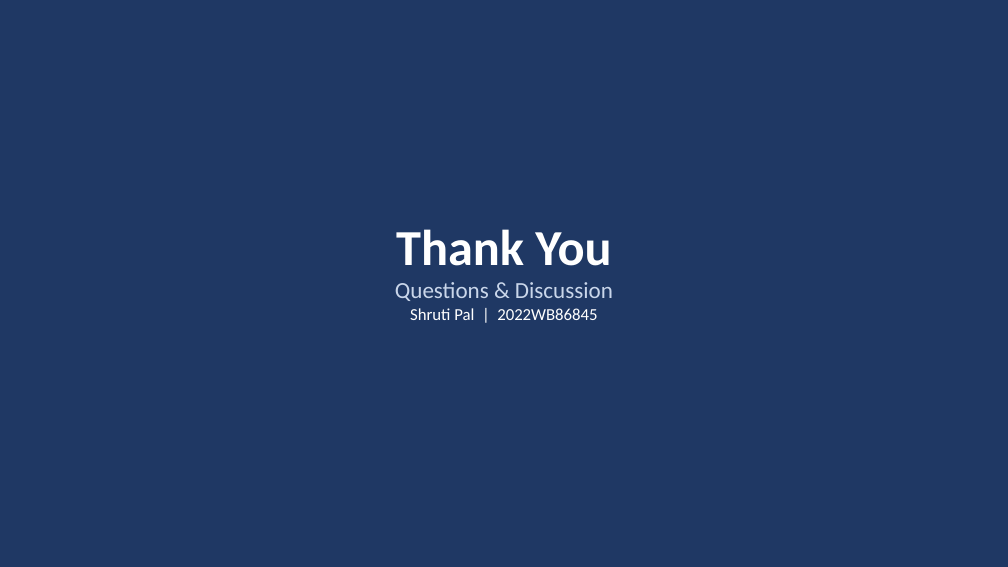
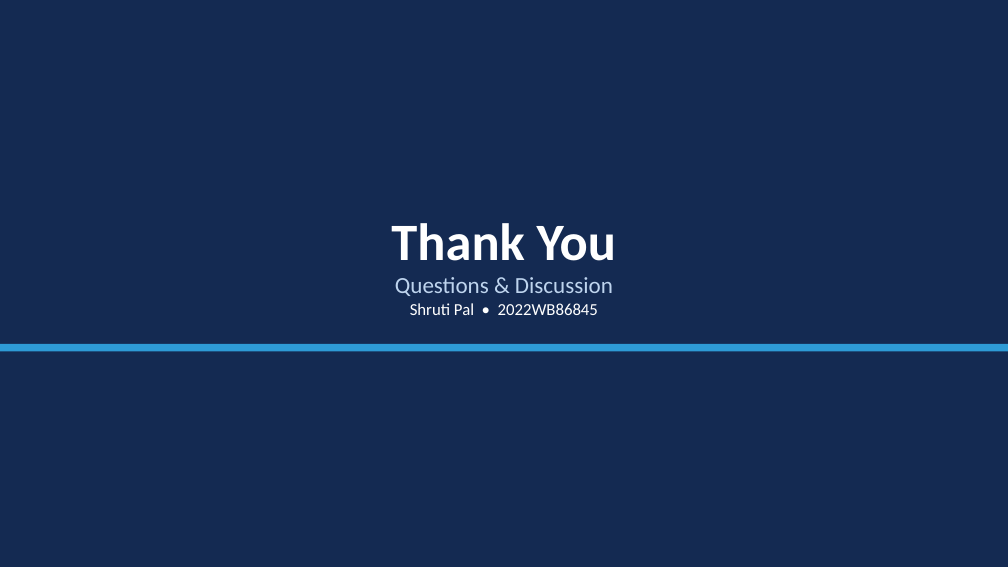
Before and after one commit to shreyanshx/AI-Query-Analyser-Validator, a slide deck: slide 14 of 2022wb86845 Dissertation Presentation.pptx (slide 13 before the commit). Drawn at 1008x567 pixels with LibreOffice and Linux fonts; fonts in the diff are those of the drawing. Boxes give left, top, right and bottom in pixels: in the first picture for what was removed or moved away, otherwise in the second. Text is boxed around its words. In the diff, an @@ line names an element or a change of style, - is before the commit and + after.

Commit message:
docs: redesign presentation with theme, architecture & data-flow diagrams
Add consistent navy/accent theme (title bars, accent band, slide numbers, footer), a visual architecture diagram (EC2/ALB/DB/AI/AWS with arrows), a 6-step data-flow diagram, feature cards, scope columns, tech-stack chips, and a styled plan-of-work table.

```diff
--- a/2022wb86845 Dissertation Presentation.pptx
+++ b/2022wb86845 Dissertation Presentation.pptx
@@ rectangle at (0, 0, 1008, 567): fill #1F3864 to #142A52; shadow off @@
@@ text at (391, 223, 616, 296): size 48 to 50 pt in "Thank You"; text colour #C9D6EA to #BED4EE in "Questions & Discussion" @@
@@ text at (410, 303, 598, 315): text changed @@
-Shruti Pal | 2022WB86845
+Shruti Pal • 2022WB86845
@@ rectangle added at (0, 344, 1008, 352), fill #2E9BD6 @@
```
Also in this commit, not shown: 10 other slides changed, 3 slides added, 2 slides removed.
